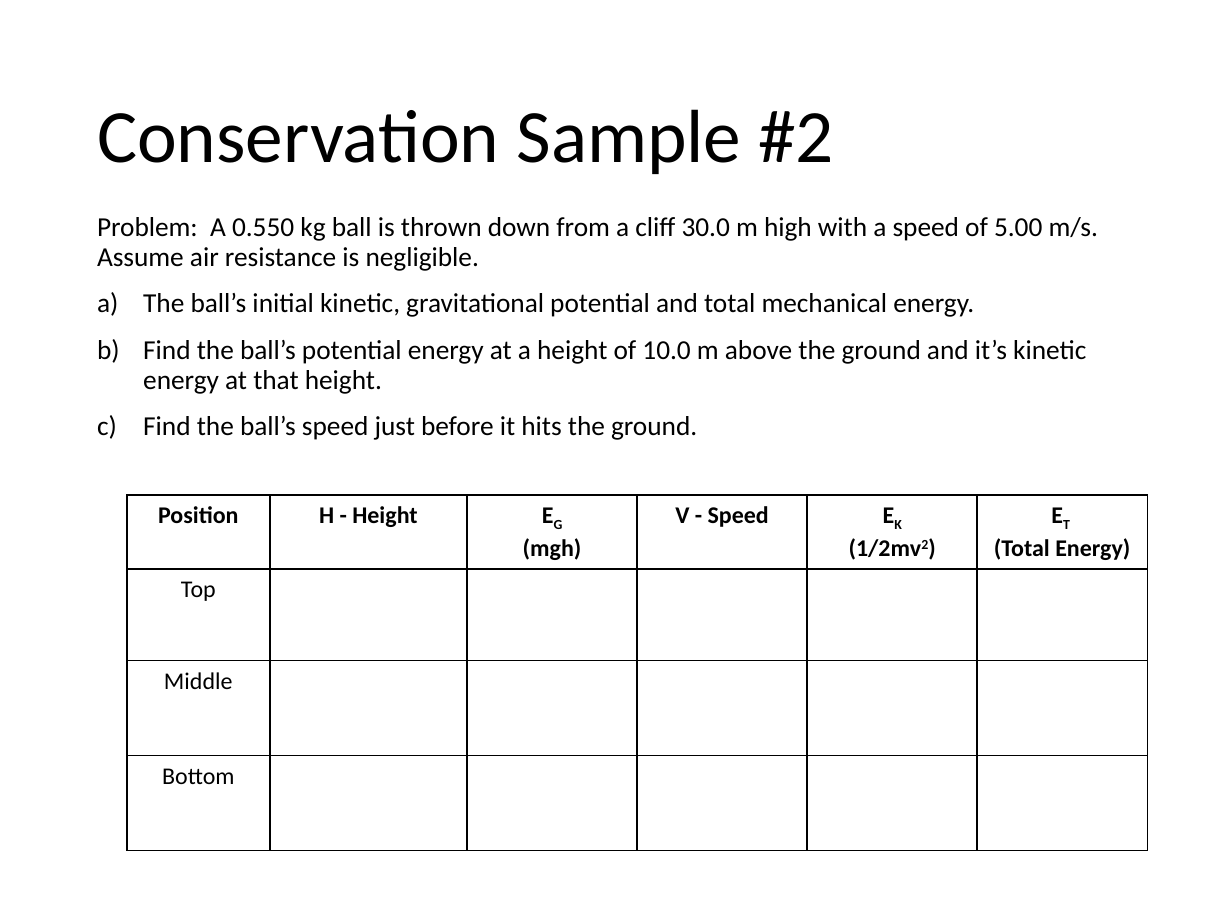
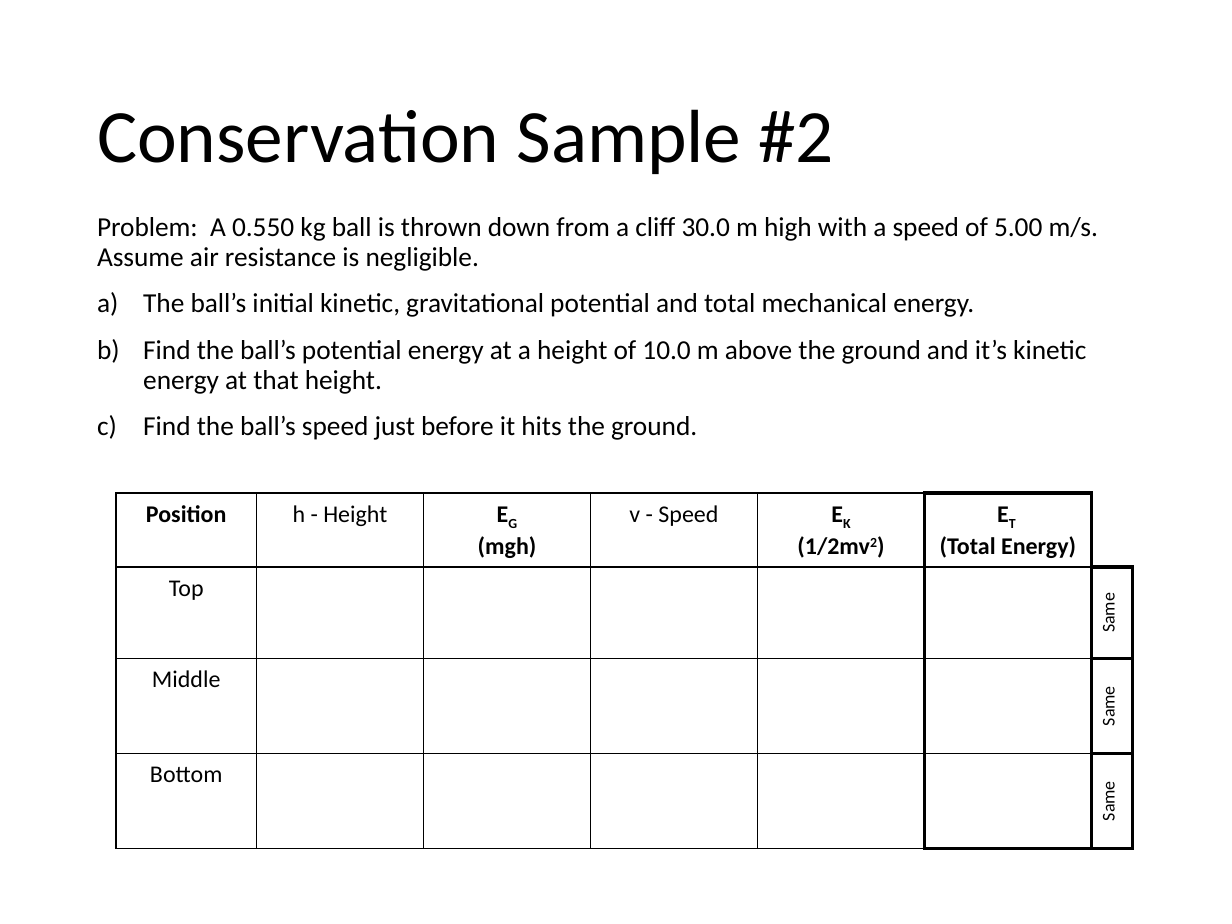
Before and after one commit to Greg5519/SPH3U0, a slide deck: slide 3 of Unit 5 Energy/Day05_ConservationOfEnergy/SampleConservationProblems.pptx. Drawn at 1232x924 pixels with LibreOffice and Linux fonts; fonts in the diff are those of the drawing. Boxes give left, top, right and bottom in pixels: in the first picture for what was removed or moved away, otherwise in the second. Text is boxed around its words. In the diff, an @@ line names an element or a change of style, - is before the commit and + after.

```diff
--- a/Unit 5 Energy/Day05_ConservationOfEnergy/SampleConservationProblems.pptx
+++ b/Unit 5 Energy/Day05_ConservationOfEnergy/SampleConservationProblems.pptx
@@ table at (116, 493, 1135, 844) @@
-column 2, row 1: H - Height
+column 2, row 1: h - Height
-column 4, row 1: V - Speed
+column 4, row 1: v - Speed
+column 7:  | Same | Same | Same
@@ table: place and size @@
-table at (127, 495, 1147, 846)
+table at (116, 493, 1135, 844)
```
Also in this commit, not shown: 1 other slide changed, 5 other files.
